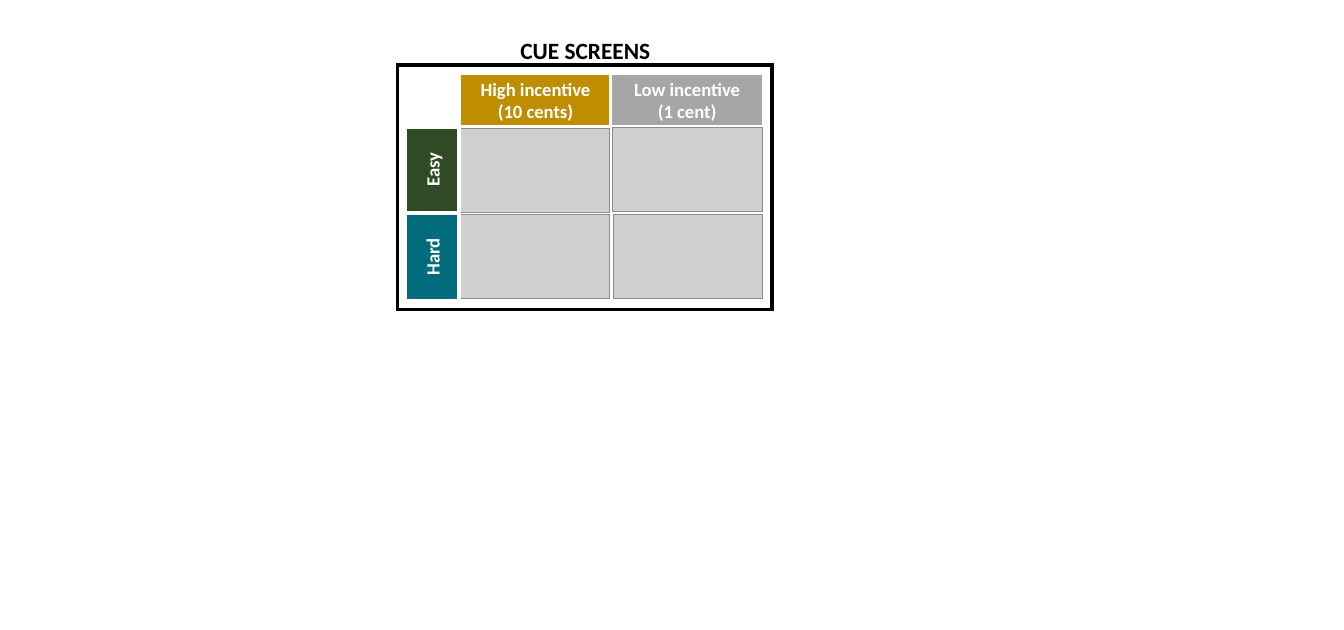
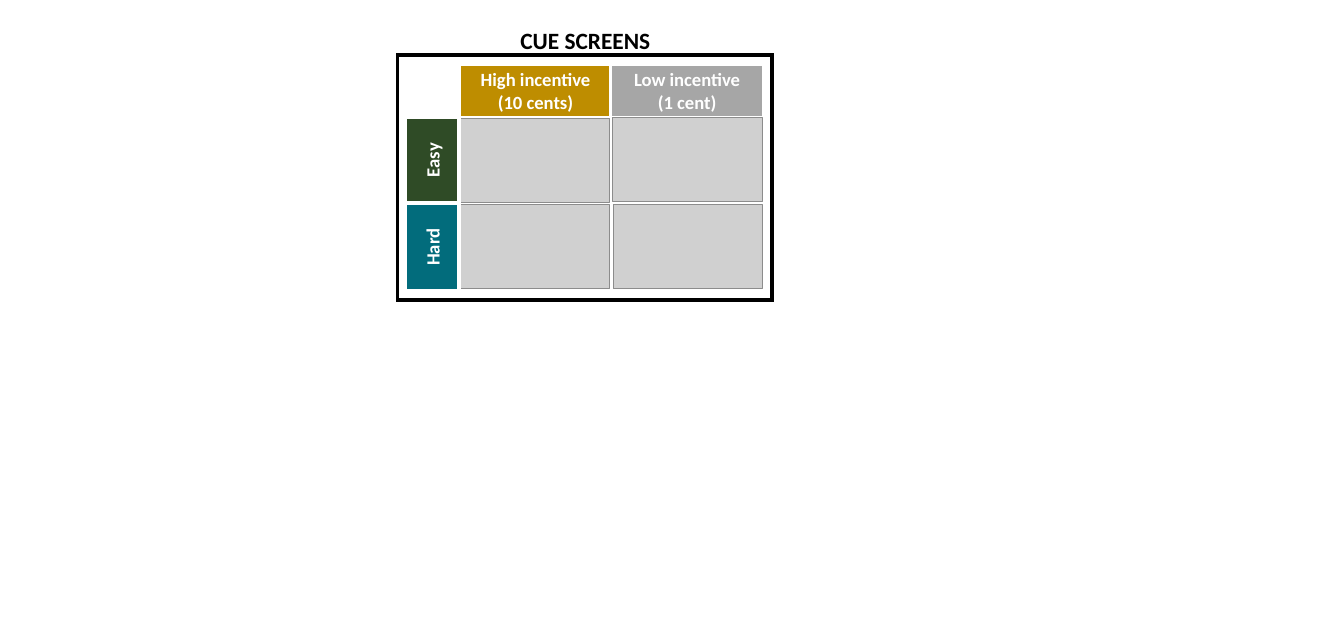
Before and after one commit to andlab-harvard/cogeff_paper_phaneuf-hadd, a slide deck: slide 2 of annotated_figs/annotated_figs.pptx (slide 7 before the commit). Drawn at 1344x630 pixels with LibreOffice and Linux fonts; fonts in the diff are those of the drawing; grey boxes stand for pictures. Boxes give left, top, right and bottom in pixels: in the first picture for what was removed or moved away, otherwise in the second. Text is boxed around its words. In the diff, an @@ line names an element or a change of style, - is before the commit and + after.

```diff
--- a/annotated_figs/annotated_figs.pptx
+++ b/annotated_figs/annotated_figs.pptx
@@ 5 rectangles, 4 pictures, 1 text: place and size @@
-5 rectangles, 4 pictures, 1 text at <box>397,43,772,310</box>
+5 rectangles, 4 pictures, 1 text at <box>397,33,772,301</box>
```
Also in this commit, not shown: 6 other slides changed, 39 other files.
